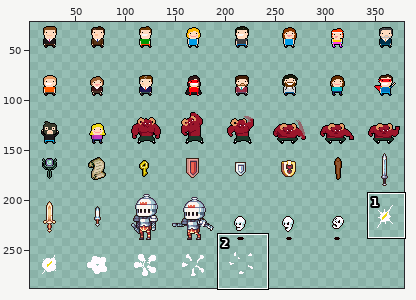
Sprite sheet -- bin/data/bitmaps/sprites_grid-x.png. Above, an overview of the earlier version with the close-up marked.
Close-up. As it was:
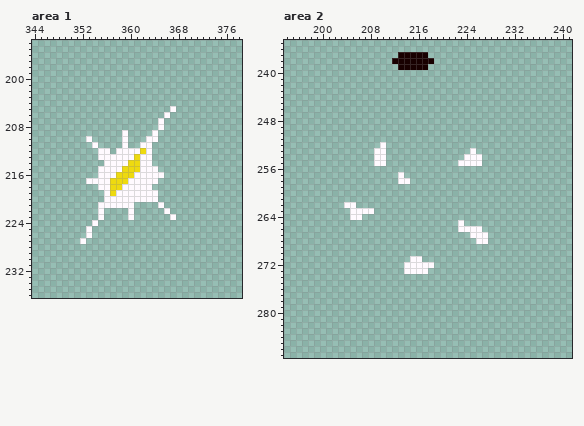
The file is 384x288 pixels. Colours within 5 levels of each other are drawn and written as one. Shown: area 1: x 344..378, y 194..236; area 2: x 194..241, y 235..287. The wide view leaves out empty margins. The commit also changed other parts of the picture, which this record leaves out.
The same view after the edit:
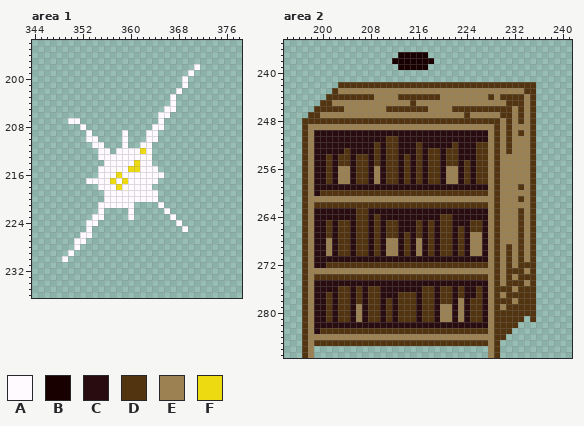
Palette (. is transparent): A #fffaff  B #180000  C #290c10  D #523410  E #9c8152  F #eeda10
Changes in this commit:
Changed rows in their new state; - is an unchanged pixel.
Area 1:
first column x 350:
198 ---------------------A
199 --------------------A-
200 -------------------A--
201 -------------------A--
202 ------------------A---
203 -----------------A----
204 -----------------A----
205 ----------------A-----
206 ---------------A------
207 AA--------------------
208 --A-----------A-------
209 ---A---------A--------
210 ----A-----------------
211 -----A----------------
213 -----------A----------
214 ----------A-----------
215 ---------A------------
216 ---------AA-----------
217 --------A-------------
218 -------A--------------
219 -------A--------------
first column x 349:
223 -----A---------------
224 ----A--------------A-
225 --------------------A
226 ---A-----------------
227 --A------------------
228 --A------------------
229 -A-------------------
230 A--------------------
Area 2:
first column x 197:
242 ------DDDDDDDDDDDDDDDDDDDDDDDDDDDDDDDDD
243 -----DEEEEEEEEEEEEEEEEEEEEEEEEEEEEEEEDD
244 ----DDDDDDDDEEEEDDDDDDDEEEEEEEEDEDDDDED
245 ---DDEEEEEEEEEEEEEDEEEEEEEEEEEEEEEDDDED
246 --DDDDDEEEEEEEDDDDDDDEEEEDDDDDDDDDDEDED
247 -DDEEEEEEEEEEEEEEEEEEEEEEEEDEEEEEDDEDED
248 DDDDDDDDDDDDDDDDDDDDDDDDDDDDDDDDDEDEDED
249 DEEEEEEEEEEEEEEEEEEEEEEEEEEEEEEEDEDEEED
250 DECCCCCCCCCCCCCCCCCCCCCCCCCCCCCEDEDEDED
251 DECCCCCCCCCCCCDDCCCCCCCCCCCCCCCEDEDEEED
252 DECCCCCCCCCCDCDDCCCDCCCCCDCCCDDEDEDEEED
253 DECCCCCDCCCCDCDDCCCDCDDCDDCCCDDEDEDEEED
254 DECCDCDDCDDCDCDDCDCDCDDCDDCCCDDEDEEEEED
255 DECCDCDDCDDCDCDDCDCDCDDCDDCDCDDEDEEEEED
256 DECCDCEECDDCECDDCDCDCDDCEECDCDDEDEEEEED
257 DECCDCEECDDCECDDCDCDCDDCEECDCDDEDEEEEED
258 DECCDCEECDDCECDDCDCDCDDCEECDCDDEDEEEEED
259 DECCCCCCCCCCCCCCCCCCCCCCCCCCCCCEDEEEDED
260 DECDDDDDDDDDDDDDDDDDDDDDDDDDDDDEDEEEEED
261 DEEEEEEEEEEEEEEEEEEEEEEEEEEEEEEEDEEEDED
262 DEDDDDDDDDDDDDDDDDDDDDDDDDDDDDDEDEEEEED
263 DECCCCCCCDDCCCCCCCCCCCCCCCCCCCCEDEEEDED
264 DECCCCCCCDDCDCCCCCCCCCCDDCCCCCCEDEEEDED
265 DECCDCDDCDDCDCDDCCCDCDCDDCCCDDCEDEEEDED
266 DECCDCDDCDDCDCDDCCCDCDCDDCDCDDCEDEEEDED
267 DECCDCDDCDDCDCDDCDCDCDCDDCDCEECEDEEEDED
268 DECCECDDCDDCDCEECDCECDCDDCDCEECEDEEEDED
269 DECCECDDCDDCDCEECDCECDCDDCDCEECEDEDEDED
270 DECCECDDCDDCDCEECDCECDCDDCDCEECEDEDEDED
271 DECCCCCCCCCCCCCCCCCCCCCCCCCCCCCEDEDEDED
272 DECCDDDDDDDDDDDDDDDDDDDDDDDDDDDEDEDEDDD
273 DEEEEEEEEEEEEEEEEEEEEEEEEEEEEEEEDEDDDED
274 DEDDDDDDDDDDDDDDDDDDDDDDDDDDDDDEDEDEDDD
275 DECCCCCCCCCCCCCCCCCCCCCCCCCCCCCEDEDDDED
276 DECCCCDDCDCDDCCCCCCCDDCDDCDCCDCEDDDEDDD
277 DECCDCDDCDCDDCCCDDDCDDCDDCDCCDCEDEDDDDD
278 DECCDCDDCDCDDCDCDDDCDDCDDCECDDCEDDDEDDD
279 DECCDCDDCECDDCDCDDDCDDCEECECDDCEDEDDDDD
280 DECCDCDDCECDDCDCDDDCDDCEECECDDCEDDDDDDD
281 DECCDCDDCECDDCDCDDDCDDCEECECDDCEDDDDD-D
282 DECCCCCCCCCCCCCCCCCCCCCCCCCCCCCEDDDD---
283 DECDDDDDDDDDDDDDDDDDDDDDDDDDDDDEDDD----
284 DEEEEEEEEEEEEEEEEEEEEEEEEEEEEEEEDD-----
285 DEDDDDDDDDDDDDDDDDDDDDDDDDDDDDDED------
286 DE-----------------------------ED------
287 DE-----------------------------ED------
Boxes around the changes in both close-ups, in picture pixels (x1, y1, x2, y2):
changed: (62, 64, 200, 262)
changed: (302, 82, 536, 358)
